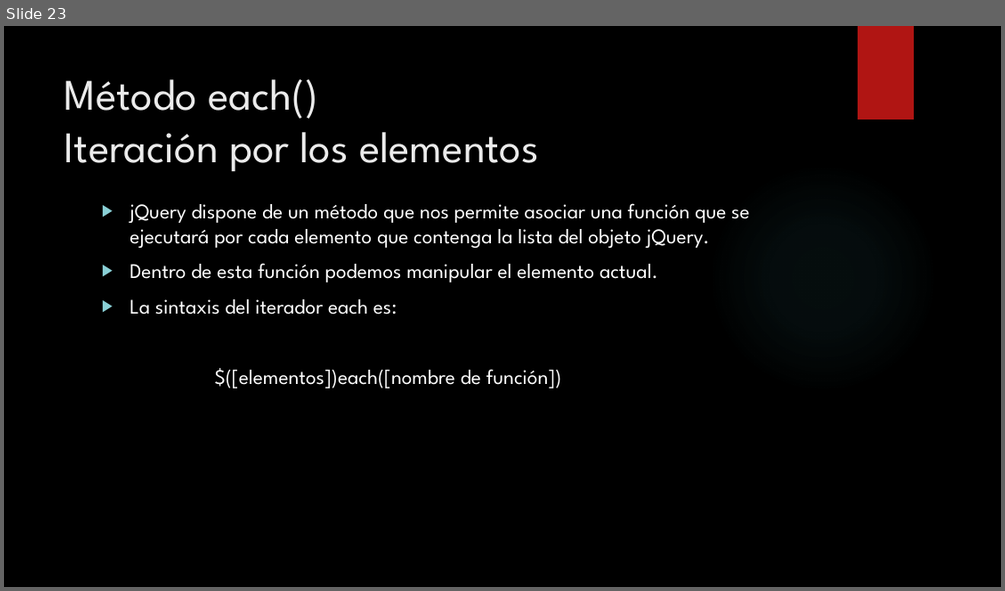
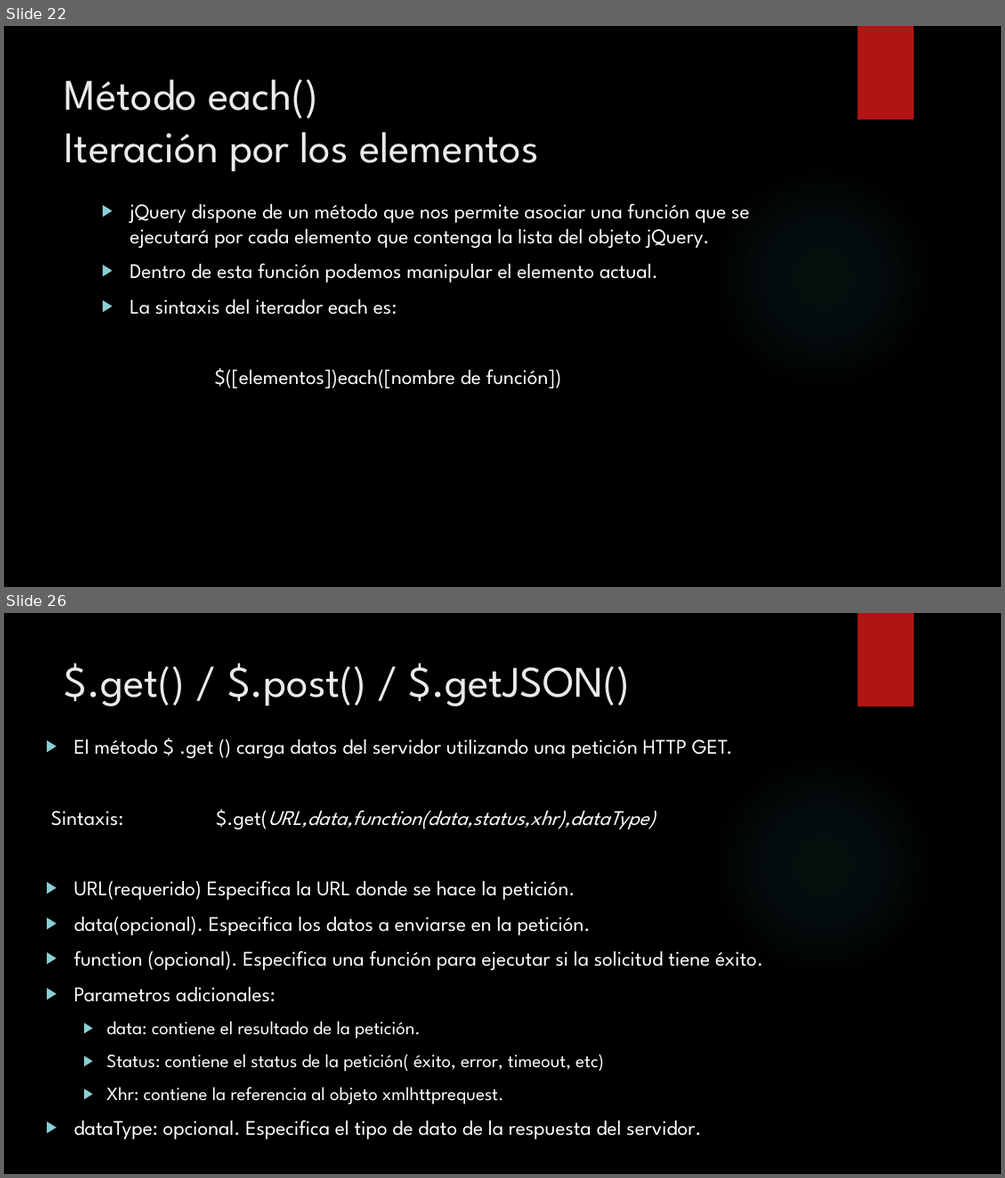
Before and after one commit to yamicamera/cursoJS, a slide deck: JQuery.pptx. Shown one above the other, each under a label of ours: slide 23 before the commit, slides 22 and 26 after it; the slides between them are not shown. The pictures are 1005x591 and 1005x1178 pixels, drawn with LibreOffice and Linux fonts; fonts in the diff are those of the drawing; background and template pictures are left out. Boxes give left, top, right and bottom in pixels: in the first picture for what was removed or moved away, otherwise in the second. Text is boxed around its words. In the diff, an @@ line names an element or a change of style, - is before the commit and + after.

```diff
--- a/JQuery.pptx
+++ b/JQuery.pptx
@@ slide 26 added at [4, 613, 1001, 1174], background picture (left out); not listed: 2 template elements that a slide beside it also shows @@
@@ title added at [65, 663, 631, 706], 42 pt, text #EBEBEB @@
+$.get() / $.post() / $.getJSON()
@@ text added at [51, 739, 763, 1139], 20 pt, text #FFFFFF @@
+▶ El método $ .get () carga datos del servidor utilizando una petición HTTP GET.
+Sintaxis: $.get(URL,data,function(data,status,xhr),dataType)
+▶ URL(requerido) Especifica la URL donde se hace la petición.
+▶ data(opcional). Especifica los datos a enviarse en la petición.
+▶ function (opcional). Especifica una función para ejecutar si la solicitud tiene éxito.
+▶ Parametros adicionales:
+  ▶ data: contiene el resultado de la petición.
+  ▶ Status: contiene el status de la petición( éxito, error, timeout, etc)
+  ▶ Xhr: contiene la referencia al objeto xmlhttprequest.
+▶ dataType: opcional. Especifica el tipo de dato de la respuesta del servidor.
@@ what was slide 23 is now slide 22 @@
```
Also in this commit, not shown: 8 other slides added, 3 slides removed.
